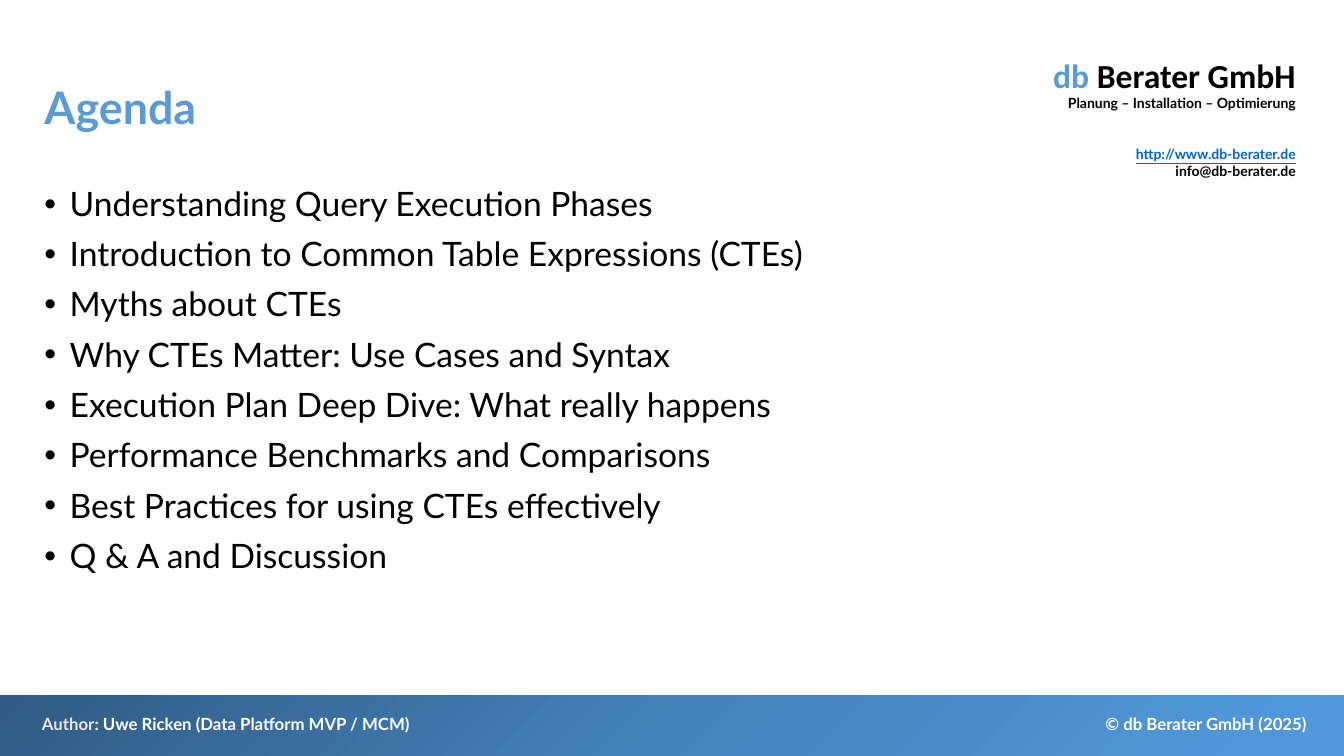
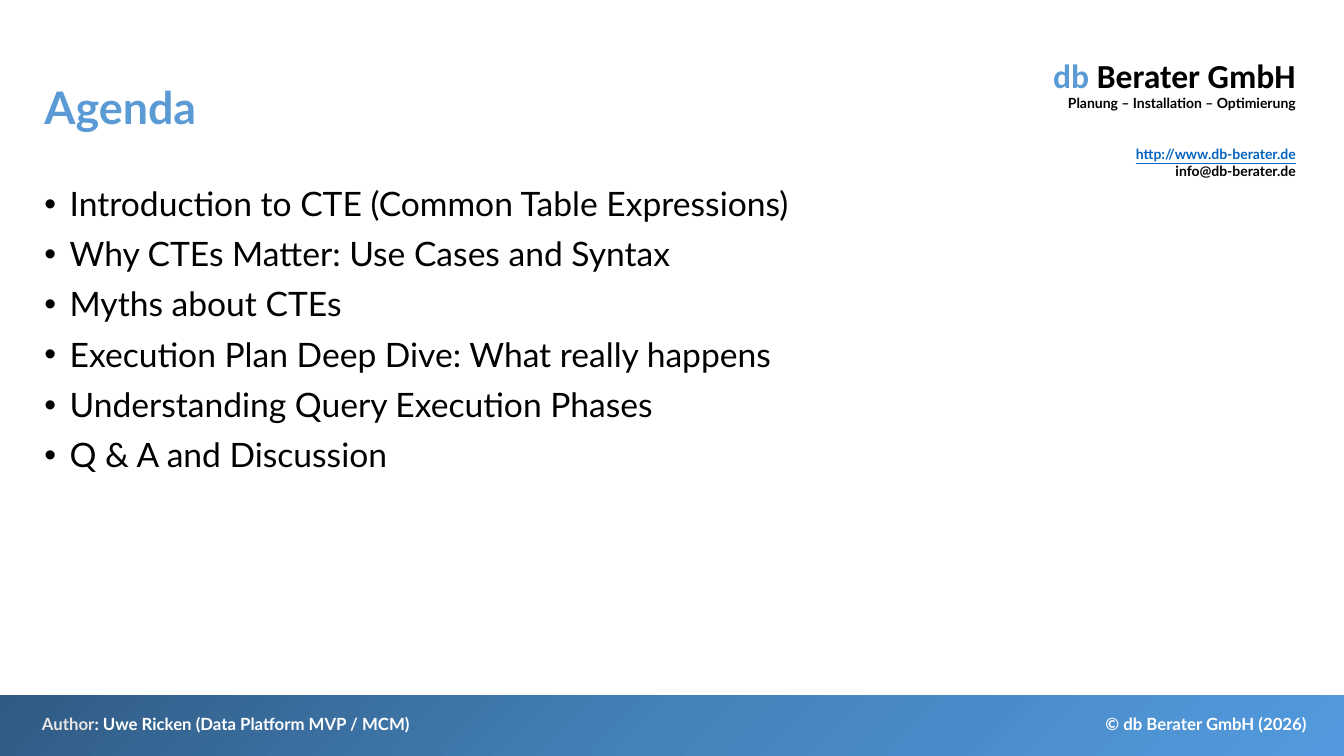
Before and after one commit to db-berater/Debunk-Myths-about-CTE, a slide deck: slide 6 of 01 - Documents and Preparation/Debunk Myths About CTE.pptx (slide 5 before the commit). Drawn at 1344x756 pixels with LibreOffice and Linux fonts; fonts in the diff are those of the drawing. Boxes give left, top, right and bottom in pixels: in the first picture for what was removed or moved away, otherwise in the second. Text is boxed around its words. In the diff, an @@ line names an element or a change of style, - is before the commit and + after.

```diff
--- a/01 - Documents and Preparation/Debunk Myths About CTE.pptx
+++ b/01 - Documents and Preparation/Debunk Myths About CTE.pptx
@@ text at <box>70,190,788,373</box>: paragraphs added @@
+• Introduction to CTE (Common Table Expressions)
+• Why CTEs Matter: Use Cases and Syntax
+• Myths about CTEs
+• Execution Plan Deep Dive: What really happens
@@ text at <box>70,240,802,524</box>: paragraphs removed @@
-• Introduction to Common Table Expressions (CTEs)
-• Myths about CTEs
-• Why CTEs Matter: Use Cases and Syntax
-• Execution Plan Deep Dive: What really happens
-• Performance Benchmarks and Comparisons
-• Best Practices for using CTEs effectively
@@ text at <box>1123,717,1306,733</box>: text changed @@
-© db Berater GmbH (2025)
+© db Berater GmbH (2026)
```
Also in this commit, not shown: 28 other slides changed, 8 slides added, 41 other files.
